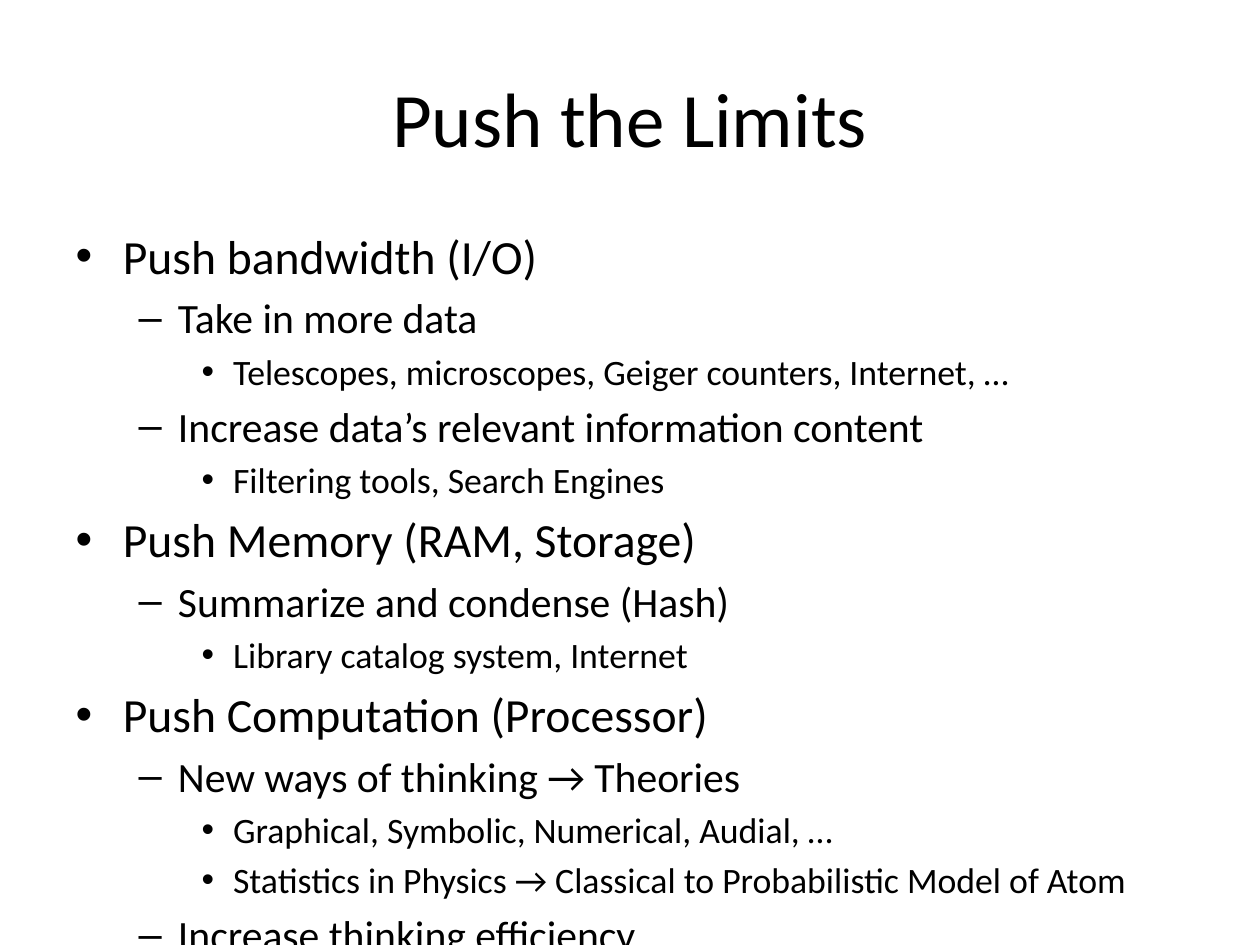
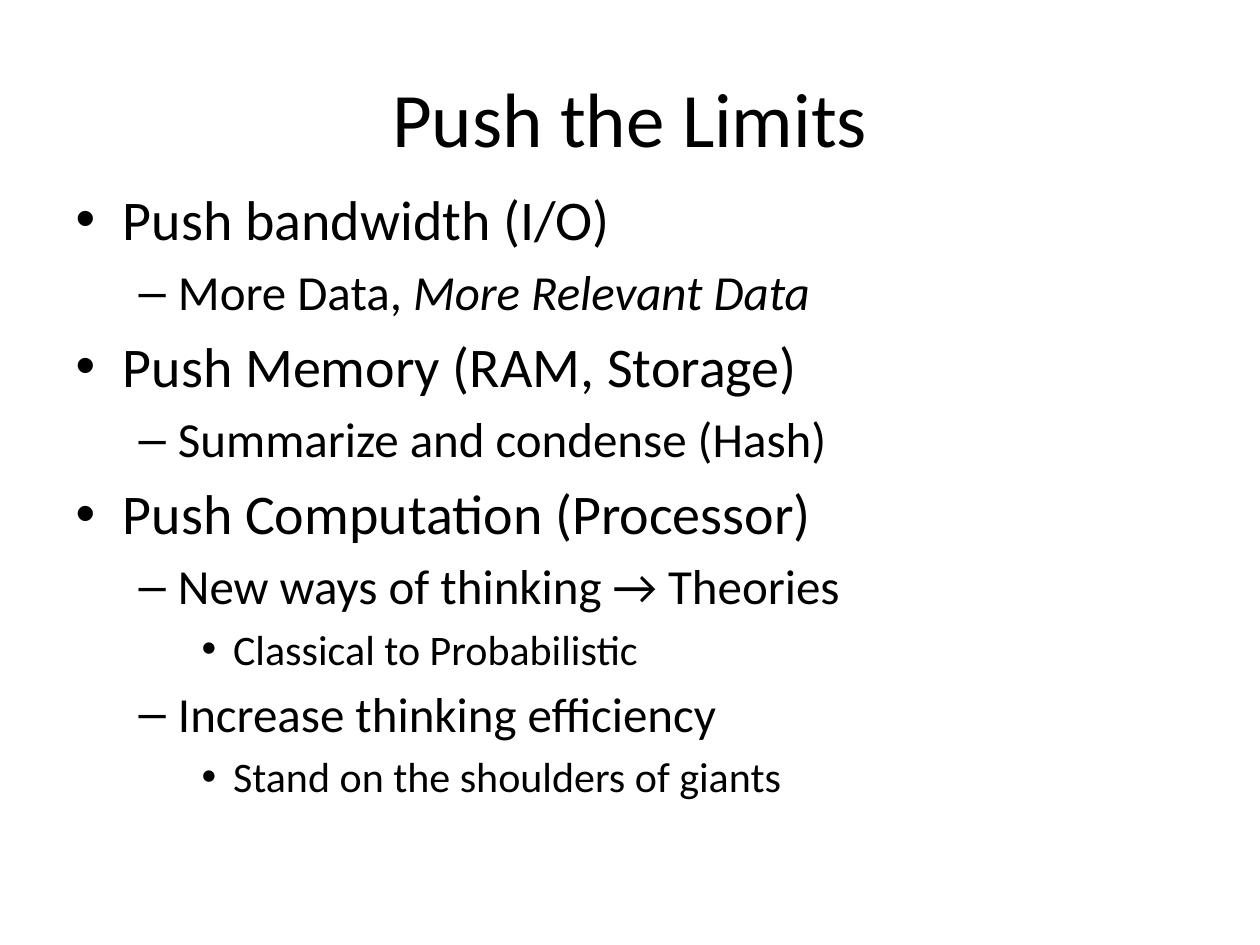
Before and after one commit to dhutchis/ModelTalk, a slide deck: slide 6 of ModelTalk.pptx. Drawn at 1260x945 pixels with LibreOffice and Linux fonts; fonts in the diff are those of the drawing. Boxes give left, top, right and bottom in pixels: in the first picture for what was removed or moved away, otherwise in the second. Text is boxed around its words. In the diff, an @@ line names an element or a change of style, - is before the commit and + after.

```diff
--- a/ModelTalk.pptx
+++ b/ModelTalk.pptx
@@ text "Push bandwidth (I/O)": place and size @@
-text "Push bandwidth (I/O)" at <box>123,239,1126,899</box>
+text "Push bandwidth (I/O)" at <box>123,199,839,800</box>
@@ text at <box>123,199,839,800</box>: size 27.2 to 32 pt in "Push bandwidth (I/O)", "Push Memory (RAM, Storage)", "Push Computation (Processor)"; size 23.8 to 28 pt in "Summarize and condense (Hash)", "New ways of thinking → Theories", "Increase thinking efficiency"; size 20.4 to 24 pt in "Stand on the shoulders of giants" @@
@@ text at <box>178,276,810,316</box>: text changed; size 20.4 to 28 pt; italic on @@
-  – Take in more data
-    • Telescopes, microscopes, Geiger counters, Internet, …
-  – Increase data’s relevant information content
-    • Filtering tools, Search Engines
+  – More Data, More Relevant Data
@@ text at <box>233,643,687,674</box>: paragraph removed @@
-    • Library catalog system, Internet
@@ text at <box>233,635,638,666</box>: text changed; size 20.4 to 24 pt @@
-    • Graphical, Symbolic, Numerical, Audial, …
-    • Statistics in Physics → Classical to Probabilistic Model of Atom
+    • Classical to Probabilistic
```
Also in this commit, not shown: 4 other slides changed, 4 slides added, 1 other file.
